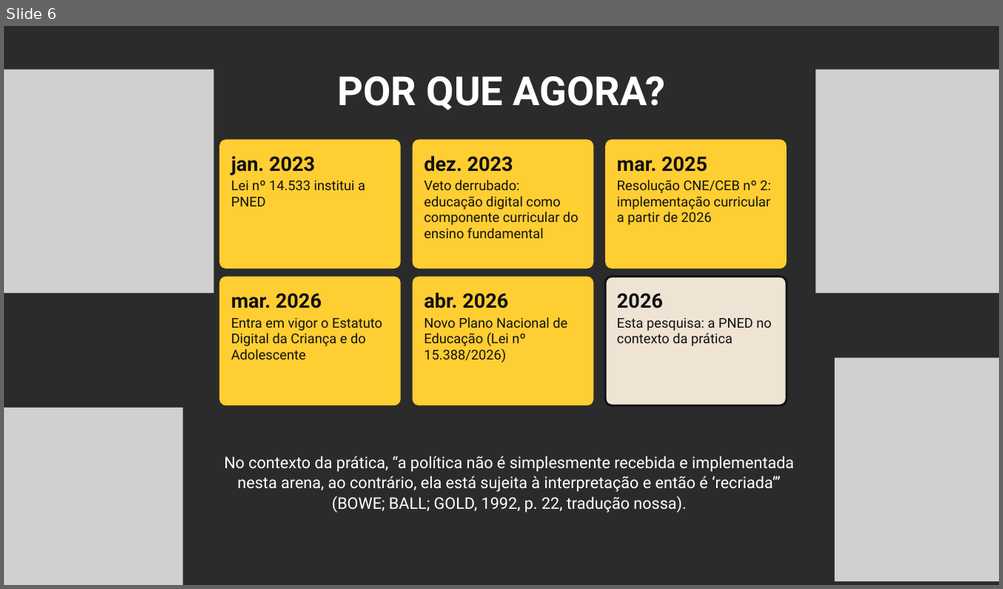
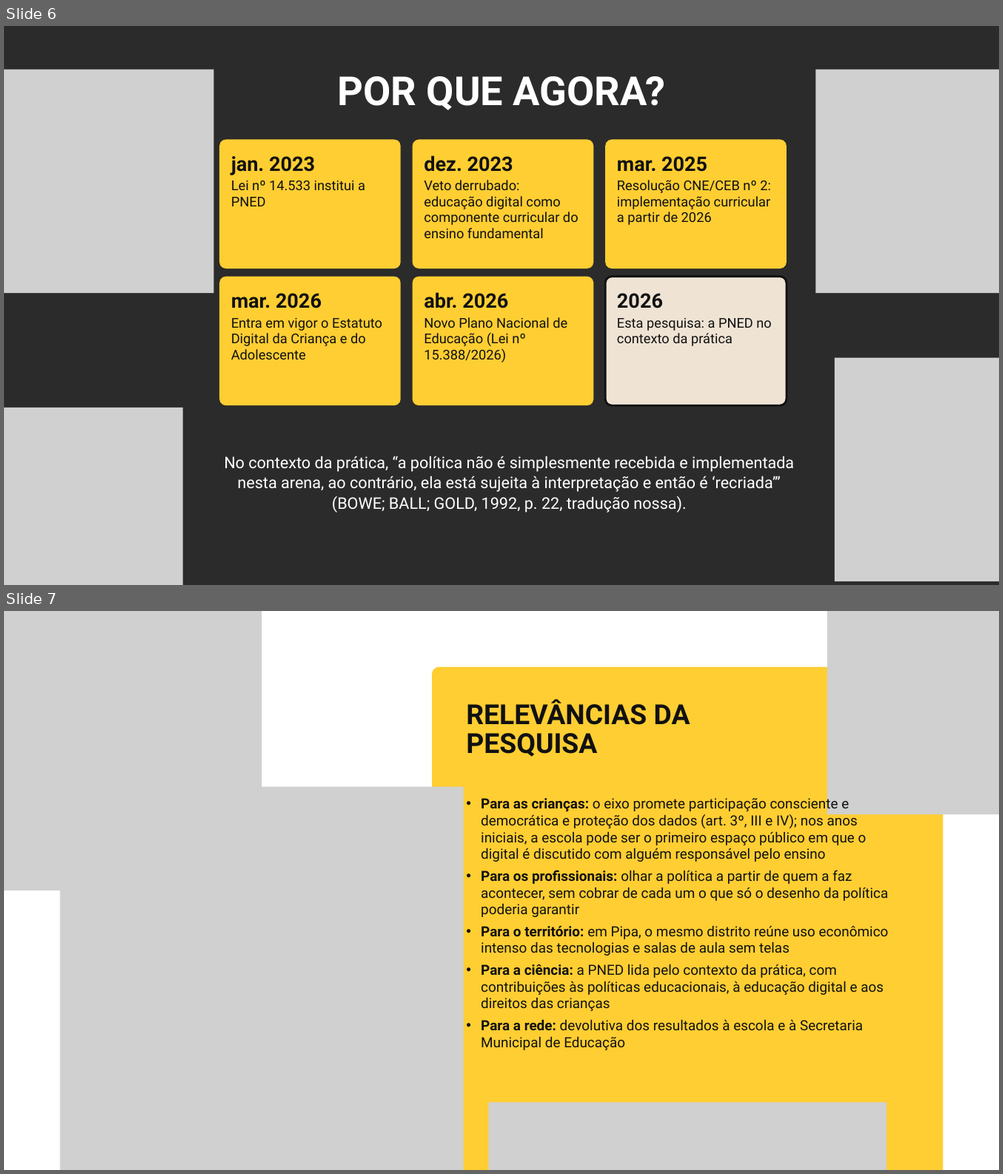
Before and after one commit to yzynya-beep/Tese, a slide deck: apresentacao_qualificacao/Qualificacao_PNED_Pipa.pptx. Shown one above the other, each under a label of ours: slide 6 before the commit, slides 6 and 7 after it. The pictures are 1003x589 and 1003x1174 pixels, drawn with LibreOffice and Linux fonts; fonts in the diff are those of the drawing; grey boxes stand for pictures; background and template pictures are left out; a plain dark background stands for a picture behind light text. Boxes give left, top, right and bottom in pixels: in the first picture for what was removed or moved away, otherwise in the second. Text is boxed around its words. In the diff, an @@ line names an element or a change of style, - is before the commit and + after.

```diff
--- a/apresentacao_qualificacao/Qualificacao_PNED_Pipa.pptx
+++ b/apresentacao_qualificacao/Qualificacao_PNED_Pipa.pptx
@@ slide 7 added at (4,611,999,1170), background picture (left out) @@
@@ picture added at (4,611,262,891) @@
@@ picture added at (827,611,999,815) @@
@@ freeform shape added at (432,667,942,1170), fill #FFCE32 @@
@@ text added at (466,699,690,757), 40 pt, text #111111, bold @@
+RELEVÂNCIAS DA PESQUISA
@@ picture added at (60,787,463,1170) @@
@@ picture added at (320,797,452,903) @@
@@ text added at (481,796,888,1051), 20.3 pt, text #111111 @@
+• Para as crianças: o eixo promete participação consciente e democrática e proteção dos dados (art. 3º, III e IV); nos anos iniciais, a escola pode ser o primeiro espaço público em que o digital é discutido com alguém responsável pelo ensino
+• Para os profissionais: olhar a política a partir de quem a faz acontecer, sem cobrar de cada um o que só o desenho da política poderia garantir
+• Para o território: em Pipa, o mesmo distrito reúne uso econômico intenso das tecnologias e salas de aula sem telas
+• Para a ciência: a PNED lida pelo contexto da prática, com contribuições às políticas educacionais, à educação digital e aos direitos das crianças
+• Para a rede: devolutiva dos resultados à escola e à Secretaria Municipal de Educação
@@ picture added at (489,1103,886,1170) @@
```
Also in this commit, not shown: 12 slides changed, 5 other slides added, 11 slides removed, 3 other files.
